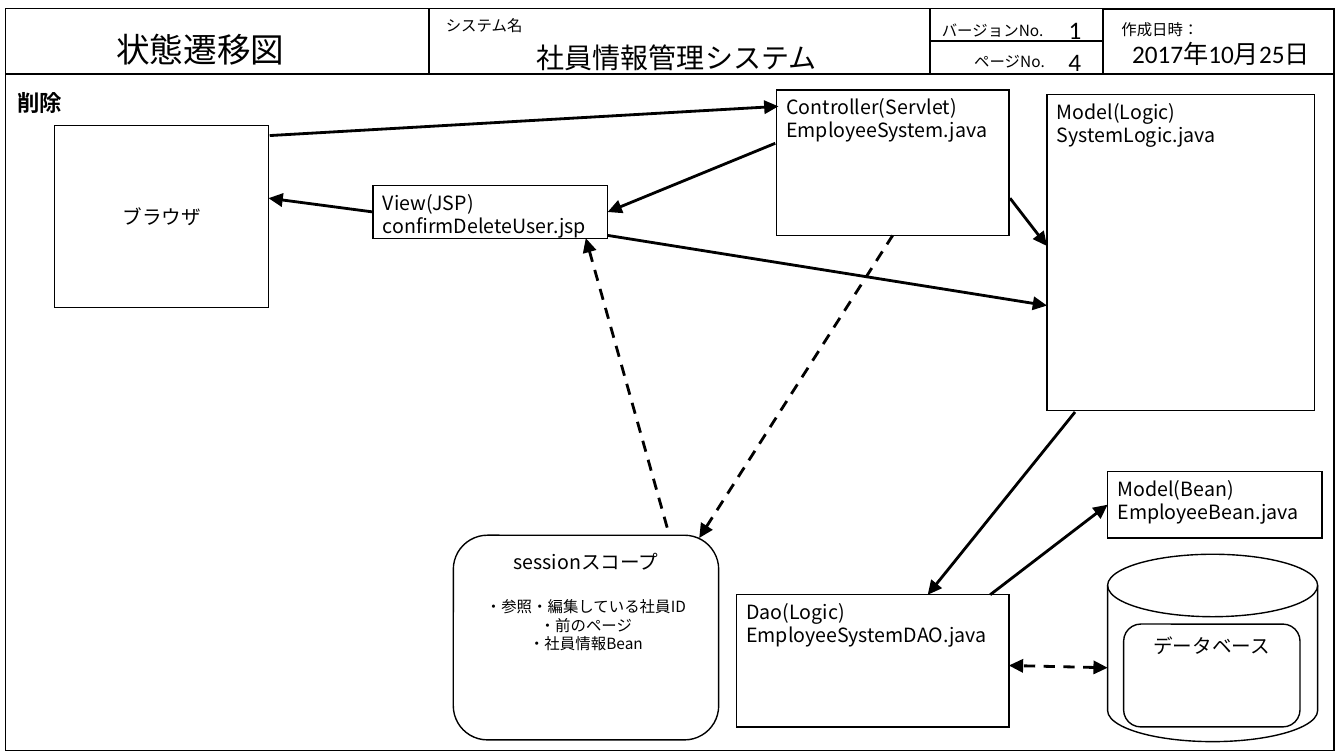
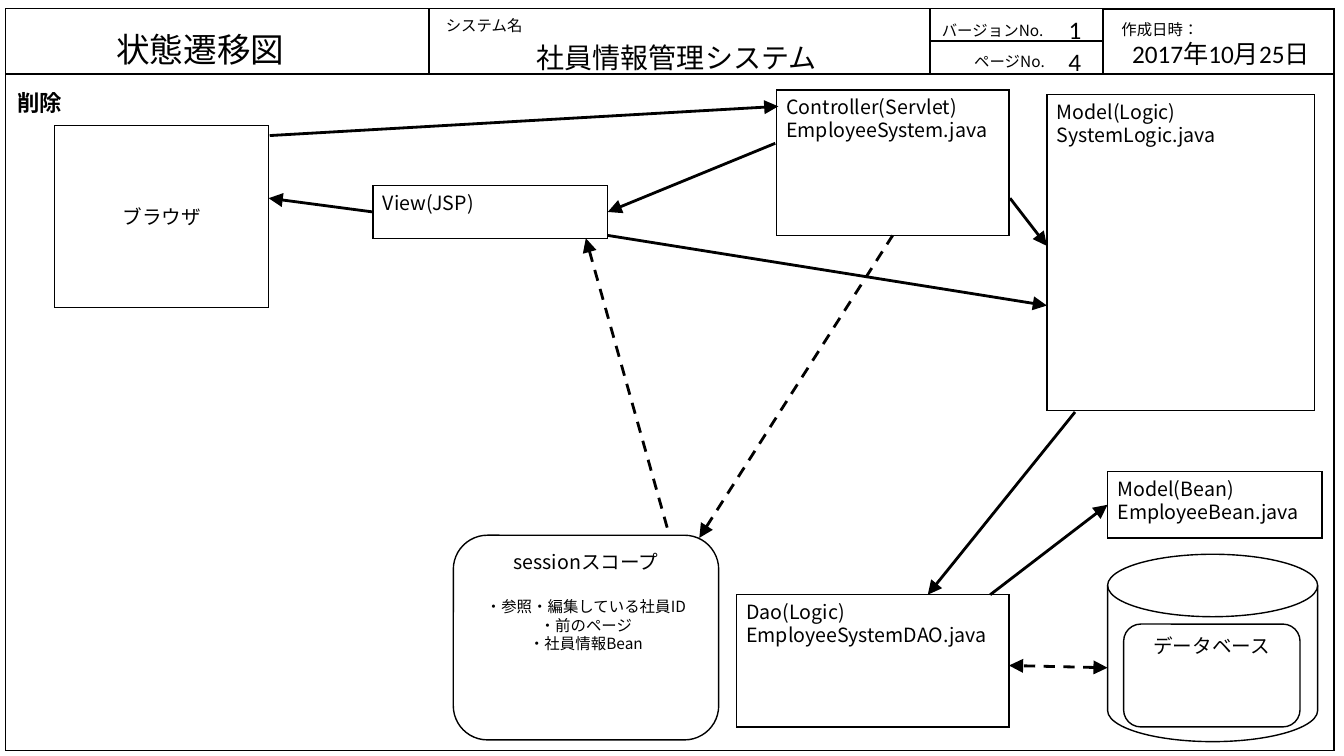
Before and after one commit to java201710/java, a slide deck: slide 13 of 総合演習資料/2.外部設計/画面・状態遷移図_DB.pptx. Drawn at 1344x756 pixels with LibreOffice and Linux fonts; fonts in the diff are those of the drawing. Boxes give left, top, right and bottom in pixels: in the first picture for what was removed or moved away, otherwise in the second. Text is boxed around its words. In the diff, an @@ line names an element or a change of style, - is before the commit and + after.

```diff
--- a/総合演習資料/2.外部設計/画面・状態遷移図_DB.pptx
+++ b/総合演習資料/2.外部設計/画面・状態遷移図_DB.pptx
@@ text in rectangle at bbox=[383, 194, 474, 214]: text changed @@
-View(JSP)
-confirmDeleteUser.jsp
+View(JSP)
```
Also in this commit, not shown: 6 other files.
